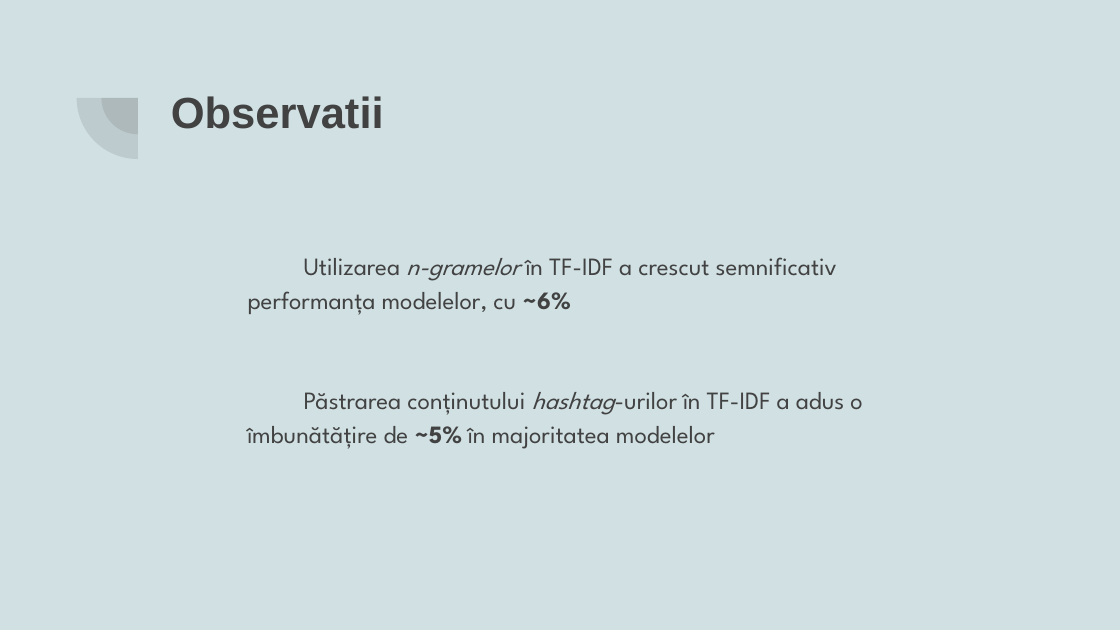
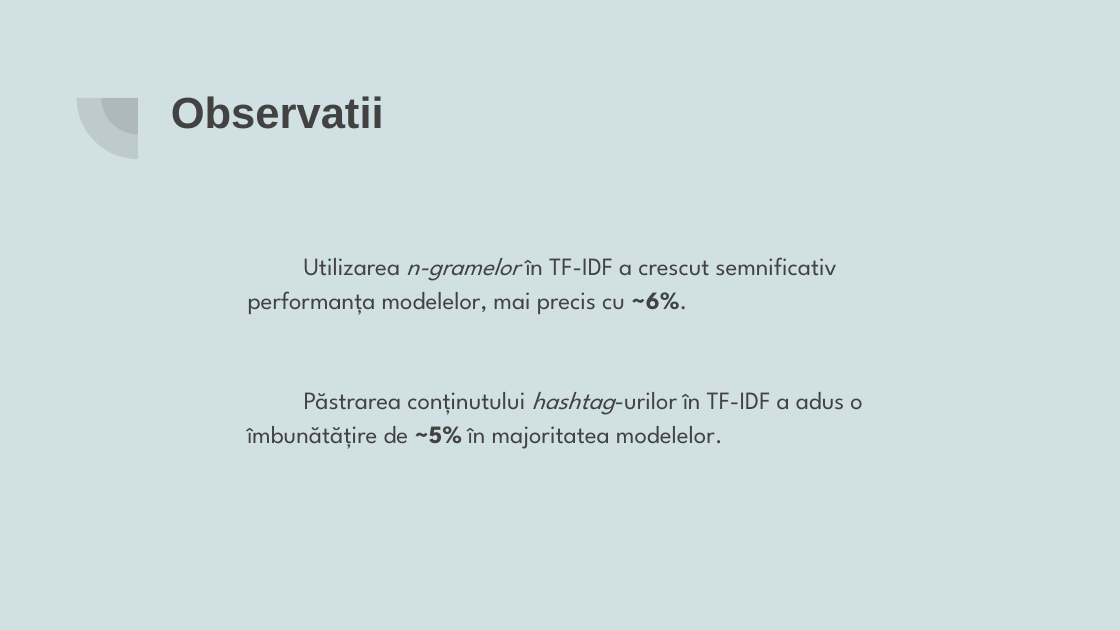
Before and after one commit to Cuciureanu-Dragos-Adrian/Foundations-of-NLP, a slide deck: slide 10 of Hate speech Analysis.pptx. Drawn at 1120x630 pixels with LibreOffice and Linux fonts; fonts in the diff are those of the drawing. Boxes give left, top, right and bottom in pixels: in the first picture for what was removed or moved away, otherwise in the second. Text is boxed around its words. In the diff, an @@ line names an element or a change of style, - is before the commit and + after.

```diff
--- a/Hate speech Analysis.pptx
+++ b/Hate speech Analysis.pptx
@@ text at bbox=[248, 257, 862, 449]: text changed @@
-Utilizarea n-gramelor în TF-IDF a crescut semnificativ performanța modelelor, cu ~6%
-Păstrarea conținutului hashtag-urilor în TF-IDF a adus o îmbunătățire de ~5% în majoritatea modelelor
+Utilizarea n-gramelor în TF-IDF a crescut semnificativ performanța modelelor, mai precis cu ~6%.
+Păstrarea conținutului hashtag-urilor în TF-IDF a adus o îmbunătățire de ~5% în majoritatea modelelor.
```
Also in this commit, not shown: 4 other slides changed, 40 other files.
